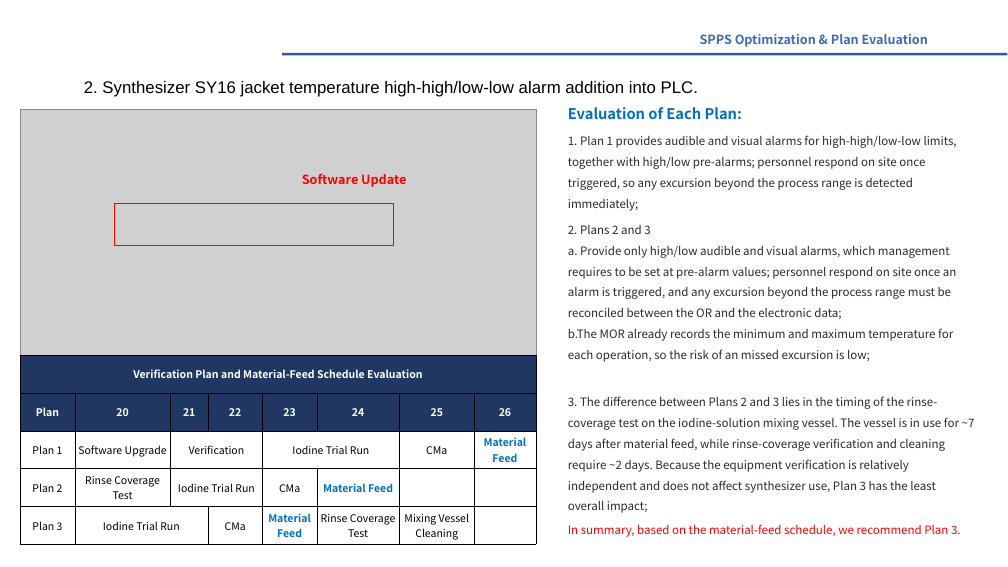
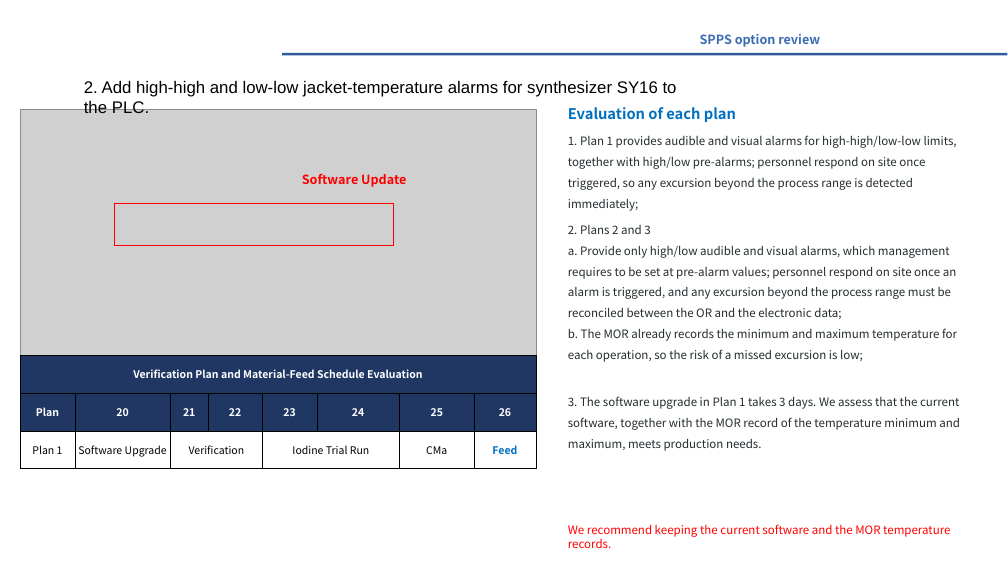
Before and after one commit to peterli0913/BLA, a slide deck: slide 3 of Fragment Issues - 10172026 (EN)_b2b88b1b.pptx (slide 2 before the commit). Drawn at 1008x567 pixels with LibreOffice and Linux fonts; fonts in the diff are those of the drawing; grey boxes stand for pictures; background and template pictures are left out. Boxes give left, top, right and bottom in pixels: in the first picture for what was removed or moved away, otherwise in the second. Text is boxed around its words. In the diff, an @@ line names an element or a change of style, - is before the commit and + after.

```diff
--- a/Fragment Issues - 10172026 (EN)_b2b88b1b.pptx
+++ b/Fragment Issues - 10172026 (EN)_b2b88b1b.pptx
@@ text at [700, 34, 820, 47]: text changed @@
-SPPS Optimization & Plan Evaluation
+SPPS option review
@@ text at [84, 80, 677, 113]: text changed @@
-2. Synthesizer SY16 jacket temperature high-high/low-low alarm addition into PLC.
+2. Add high-high and low-low jacket-temperature alarms for synthesizer SY16 to the PLC.
@@ text at [568, 107, 736, 122]: text changed @@
-Evaluation of Each Plan:
+Evaluation of each plan
@@ text at [568, 328, 957, 362]: text changed @@
-b.The MOR already records the minimum and maximum temperature for each operation, so the risk of an missed excursion is low;
+b. The MOR already records the minimum and maximum temperature for each operation, so the risk of a missed excursion is low;
@@ table at [20, 355, 536, 469] @@
-row 3: Plan 1 | Software Upgrade | Verification |  | Iodine Trial Run |  | CMa | Material Feed
-row 4: Plan 2 | Rinse Coverage Test | Iodine Trial Run |  | CMa | Material Feed |  | 
-row 5: Plan 3 | Iodine Trial Run |  | CMa | Material Feed | Rinse Coverage Test | Mixing Vessel Cleaning | 
+row 3: Plan 1 | Software Upgrade | Verification |  | Iodine Trial Run |  | CMa | Feed
@@ text at [568, 396, 960, 451]: text changed @@
-3. The difference between Plans 2 and 3 lies in the timing of the rinse-coverage test on the iodine-solution mixing vessel. The vessel is in use for ~7 days after material feed, while rinse-coverage verification and cleaning require ~2 days. Because the equipment verification is relatively independent and does not affect synthesizer use, Plan 3 has the least overall impact;
+3. The software upgrade in Plan 1 takes 3 days. We assess that the current software, together with the MOR record of the temperature minimum and maximum, meets production needs.
@@ text at [568, 524, 950, 548]: text changed @@
-In summary, based on the material-feed schedule, we recommend Plan 3.
+We recommend keeping the current software and the MOR temperature records.
@@ page number at [460, 545, 520, 559]: text changed @@
--2-
+-3-
```
Also in this commit, not shown: 1 other slide changed, 1 slide added.
